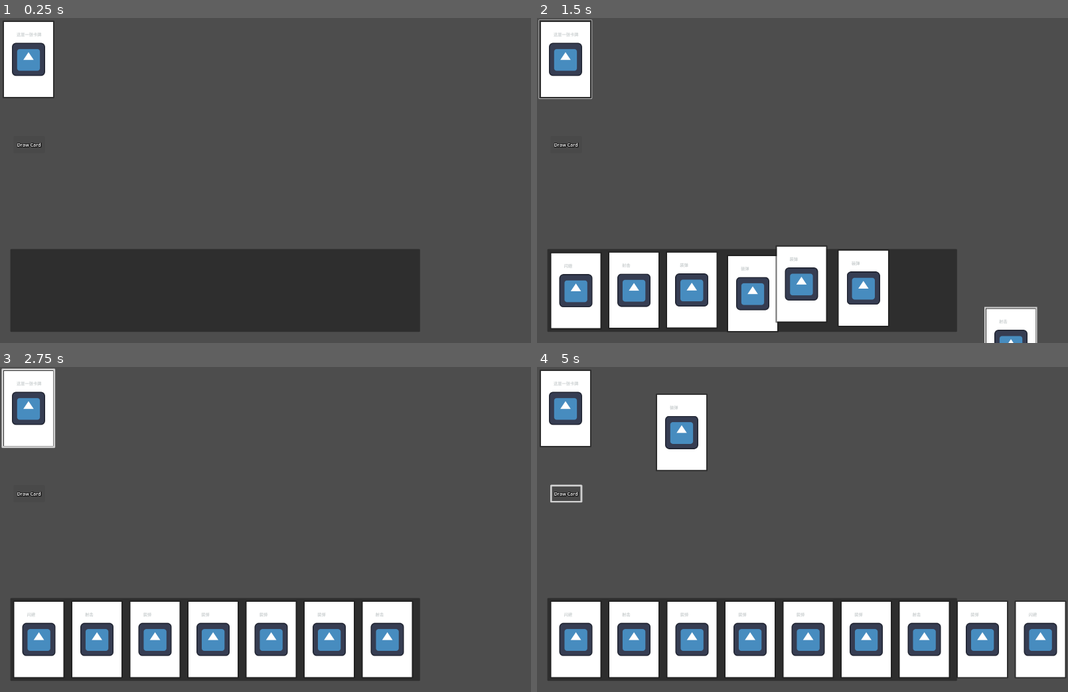
Above: before the commit, frames 1-4 (two rows, left to right).
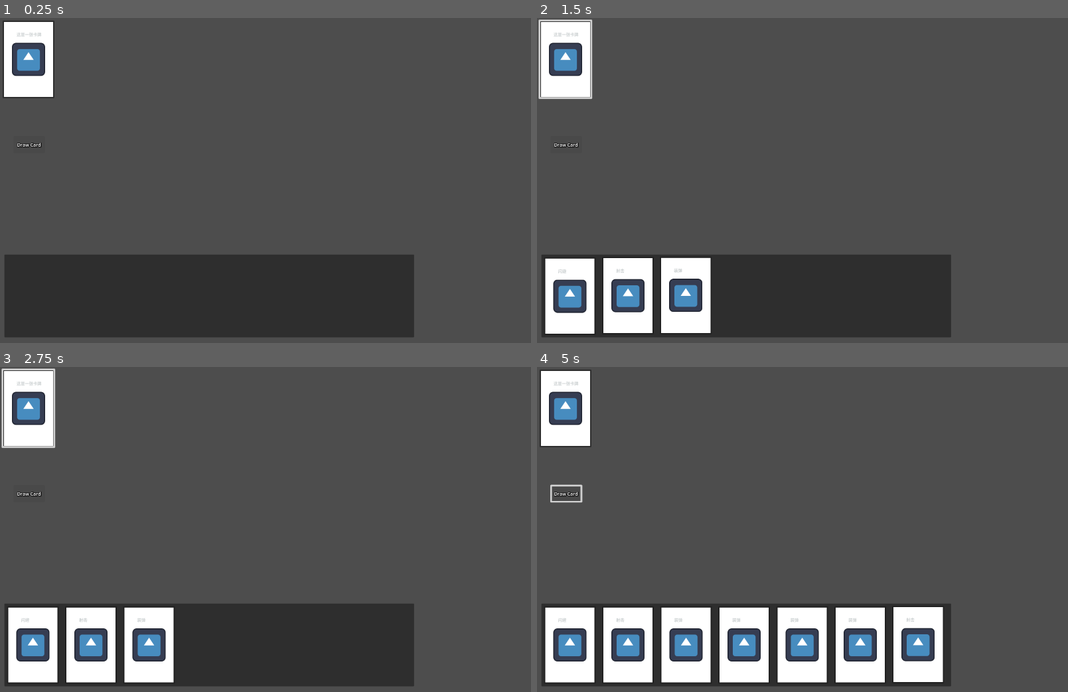
Above: after the commit, the same moments.

Repository: secondreich/Cards-of-Gun
Game: Godot game, scene res://main.tscn
Two runs of this game, one before a commit and one after it. Both use one fixed random seed, a clock stepped at 60 frames per second and the inputs below. The engine's default icon, where the game draws it, is replaced by a stand-in: a white triangle on a blue panel in a dark square.
Inputs (mouse positions are in pixels of both pictures, inside the frame that each line leads up to):
- Up to frame 1 (0.25 s): no input
- Up to frame 2 (1.5 s): click (568, 144) at 0.5 s; click (563, 60) at 1.27 s
- Up to frame 3 (2.75 s): click (26, 409) at 2.02 s
- Up to frame 4 (5 s): click (568, 493) at 2.75 s; click (563, 409) at 3.52 s; click (568, 493) at 4.25 s

The runs differ from the first frame. In frame 1, 2.7% of the frame differs, in the area x 0-80%, y 71-99%; in frame 2, 14%; in frame 3, 15%; in frame 4, 19%, in the area x 0-100%, y 8-99%.

Commit message:
完成Deck排序，发牌，以及手牌上限测试的功能

Diff:
--- a/cardBackground/cardBackground.gd
+++ b/cardBackground/cardBackground.gd
@@ -3,6 +3,9 @@
 
 @onready var cardDeck: Control = $cardDeck
 @onready var cardPoiDeck: HBoxContainer = $ScrollContainer/cardPoiDeck
+
+@export var card_num_limit : int
+var card_total_num = 0
 
 
 func _process(delta: float) -> void:
--- a/main.gd
+++ b/main.gd
@@ -8,9 +8,9 @@
 @export var siteItems : Dictionary
 
 func add_new_hand_card(cardName, cardDeck , caller = scene_1) -> Node:
-	print("发手牌：" + str(cardName))
+	#print("发手牌：" + str(cardName))
 	var cardClass = BaseCard.infosDic[cardName]["card_label"]
-	print("卡牌的类型是%s:"%cardClass)
+	#print("卡牌的类型是%s:"%cardClass)
 	var cardToAdd
 	cardToAdd = preload("res://Card/Card.tscn").instantiate() as card
 
@@ -24,18 +24,25 @@
 
 
 func get_cards():
-	var num_cards = 7
+	var num_cards = 3
 	var total_weight = get_total_weight(siteItems)
 	var selected_cards = []
 	for i in range(num_cards):
-		var random_num = randi() % total_weight
-		var cumulative_weight = 0
-		for c in siteItems.keys():
-			cumulative_weight += siteItems[c]
-			if random_num < cumulative_weight:
-				selected_cards.append(c)
-				print("注入select数组")
-				break
+		if(scene_1.card_total_num < MaxHandCard):
+			var random_num = randi() % total_weight
+			var cumulative_weight = 0
+			for c in siteItems.keys():
+				cumulative_weight += siteItems[c]
+				if random_num < cumulative_weight:
+					selected_cards.append(c)
+					scene_1.card_total_num += 1
+					print(selected_cards)
+					#print("注入select数组")
+					break
+
+		else:
+			print("手牌达到上限")
+			break
 	for c in selected_cards:
 		await get_tree().create_timer(0.1,1).timeout
 		add_new_hand_card(c, scene_1)
--- a/main.tscn
+++ b/main.tscn
@@ -13,7 +13,7 @@
 [node name="Main" type="Node2D" node_paths=PackedStringArray("scene_1")]
 script = ExtResource("1_1bvp3")
 scene_1 = NodePath("deck")
-MaxHandCard = 10
+MaxHandCard = 7
 siteItems = {
 "avoid": 50,
 "load": 100,
@@ -64,9 +64,9 @@
 label_settings = SubResource("LabelSettings_h2yge")
 
 [node name="deck" parent="." instance=ExtResource("2_0xm2m")]
-offset_left = 40.0
-offset_top = 893.0
-offset_right = 1620.0
-offset_bottom = 1213.0
+offset_left = 17.0
+offset_top = 914.0
+offset_right = 1597.0
+offset_bottom = 1234.0
 
 [connection signal="button_down" from="DrawCard/Button" to="." method="get_cards"]
--- a/project.godot
+++ b/project.godot
@@ -12,7 +12,7 @@
 
 config/name="Cards of Gun"
 run/main_scene="uid://2vbd0o2lue8e"
-config/features=PackedStringArray("4.4", "Mobile")
+config/features=PackedStringArray("4.5", "Mobile")
 config/icon="res://icon.svg"
 
 [autoload]
